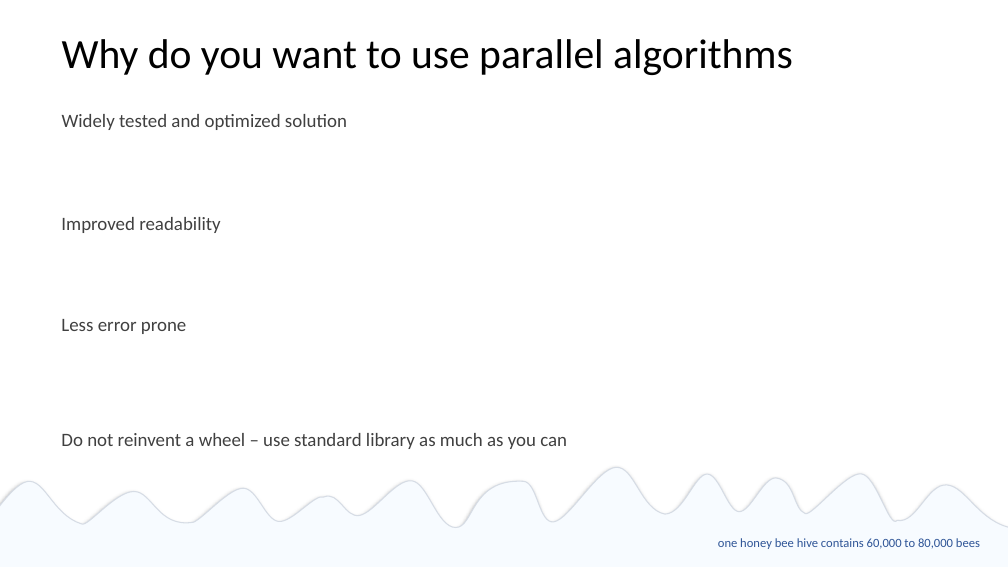
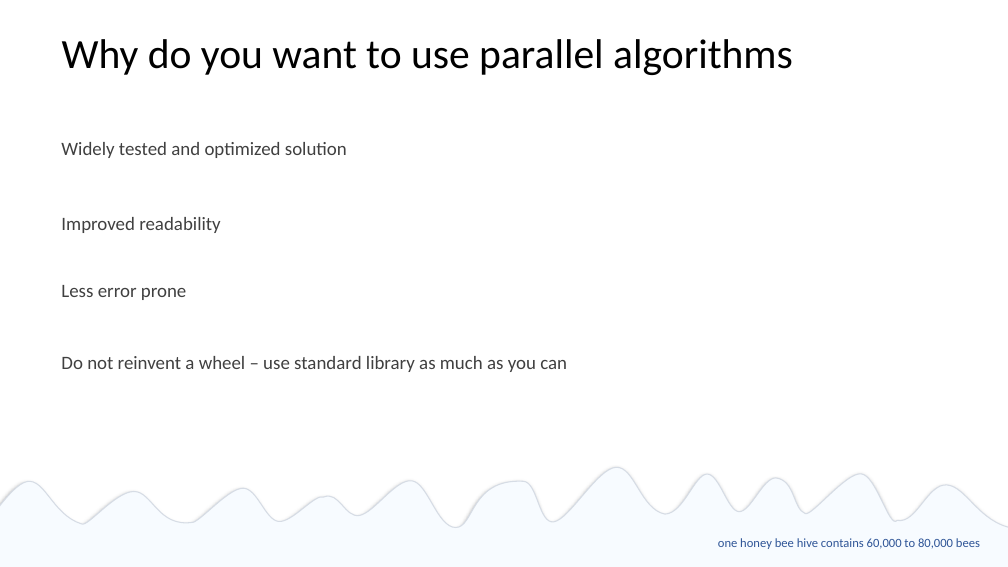
Before and after one commit to EmptySquareBubble/StoriesFromAParallelUniverse-, a slide deck: slide 8 of stories_from_a_paralel_universe.pptx. Drawn at 1008x567 pixels with LibreOffice and Linux fonts; fonts in the diff are those of the drawing. Boxes give left, top, right and bottom in pixels: in the first picture for what was removed or moved away, otherwise in the second. Text is boxed around its words. In the diff, an @@ line names an element or a change of style, - is before the commit and + after.

```diff
--- a/stories_from_a_paralel_universe.pptx
+++ b/stories_from_a_paralel_universe.pptx
@@ text "Widely tested and optimized solution": place and size @@
-text "Widely tested and optimized solution" at box(62, 114, 347, 130)
+text "Widely tested and optimized solution" at box(61, 142, 347, 158)
@@ text "Less error prone": place and size @@
-text "Less error prone" at box(61, 319, 186, 334)
+text "Less error prone" at box(61, 285, 186, 300)
@@ text "Do not reinvent a wheel ...": place and size @@
-text "Do not reinvent a wheel ..." at box(61, 433, 567, 449)
+text "Do not reinvent a wheel ..." at box(61, 356, 567, 372)
```
Also in this commit, not shown: 14 other slides changed.
